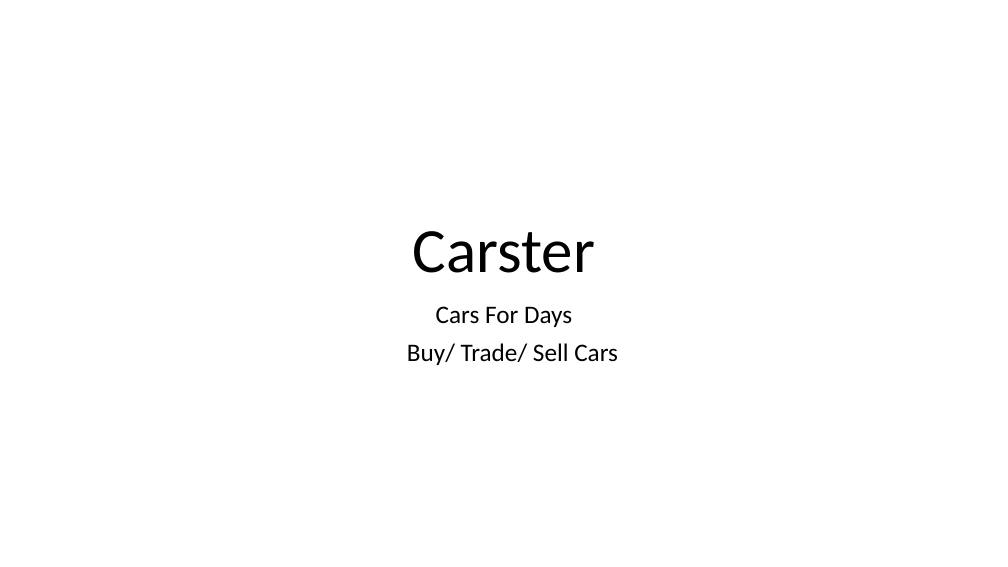
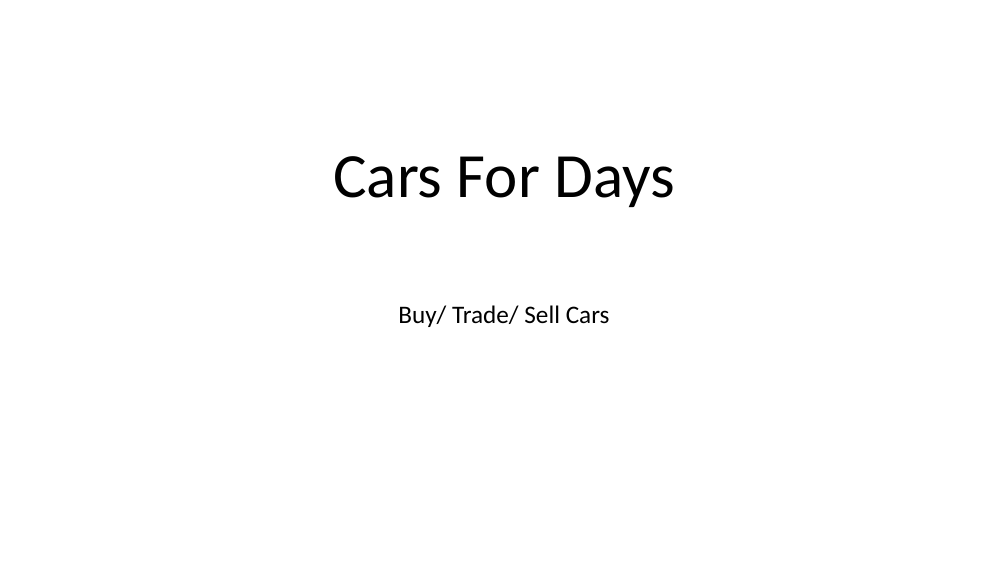
Before and after one commit to donaldvallejo/contractorProject, a slide deck: slide 1 of Presentation.pptx. Drawn at 1008x567 pixels with LibreOffice and Linux fonts; fonts in the diff are those of the drawing. Boxes give left, top, right and bottom in pixels: in the first picture for what was removed or moved away, otherwise in the second. Text is boxed around its words. In the diff, an @@ line names an element or a change of style, - is before the commit and + after.

```diff
--- a/Presentation.pptx
+++ b/Presentation.pptx
@@ title at (333, 156, 674, 207): text changed @@
-Carster
+Cars For Days
@@ subtitle at (436, 306, 572, 327): paragraph removed @@
-Cars For Days
```
Also in this commit, not shown: 1 slide added, 5 other files.
